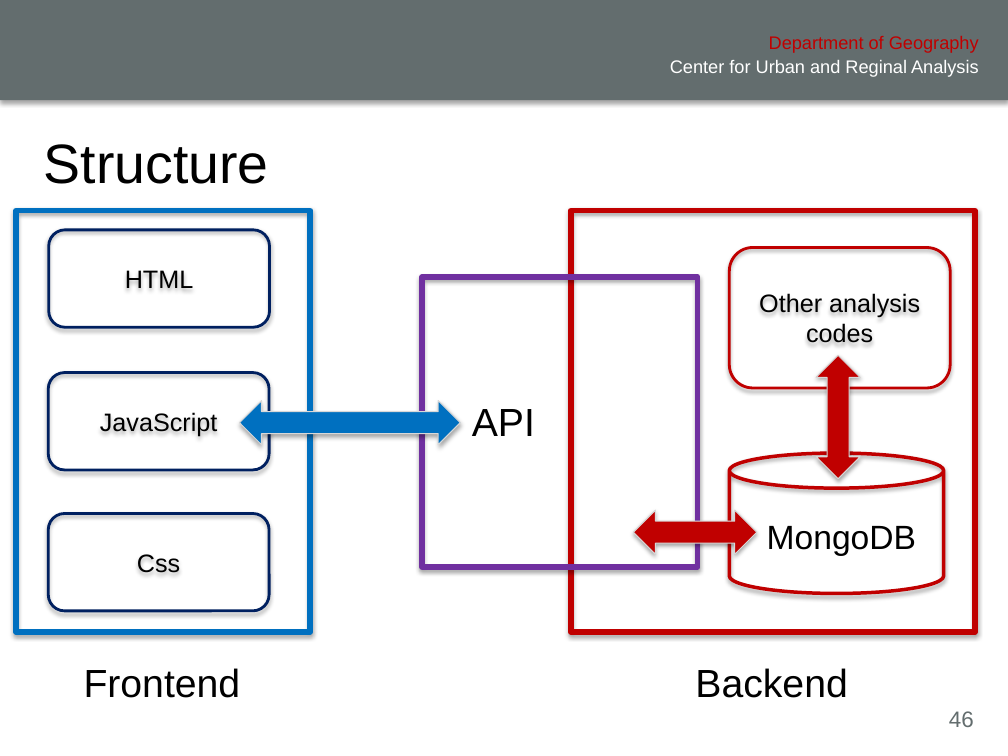
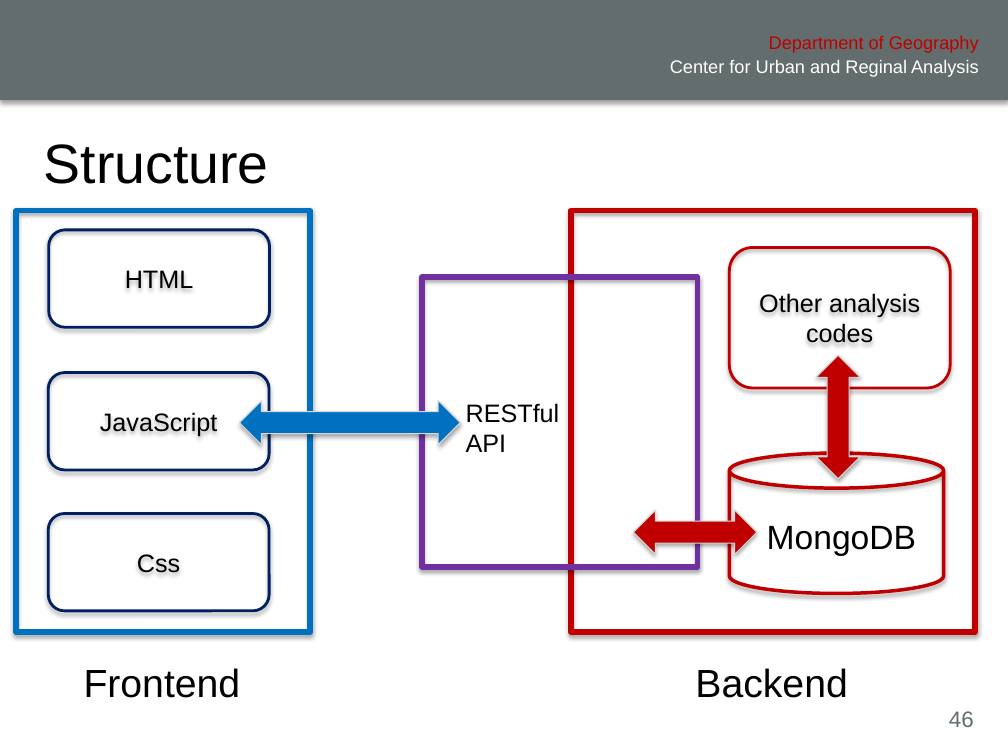
Before and after one commit to xiaohuiliugis/UCGIS-Fullstack-Geovisualization-Workshop, a slide deck: slide 46 of doc/presentation.pptx. Drawn at 1008x756 pixels with LibreOffice and Linux fonts; fonts in the diff are those of the drawing; background and template pictures are left out. Boxes give left, top, right and bottom in pixels: in the first picture for what was removed or moved away, otherwise in the second. Text is boxed around its words. In the diff, an @@ line names an element or a change of style, - is before the commit and + after.

```diff
--- a/doc/presentation.pptx
+++ b/doc/presentation.pptx
@@ text at box(466, 403, 560, 423): paragraph added @@
+RESTful
@@ text at box(466, 434, 507, 452): size 28 to 18 pt in "API" @@
```
Also in this commit, not shown: 12 other slides changed, 1 other file.
